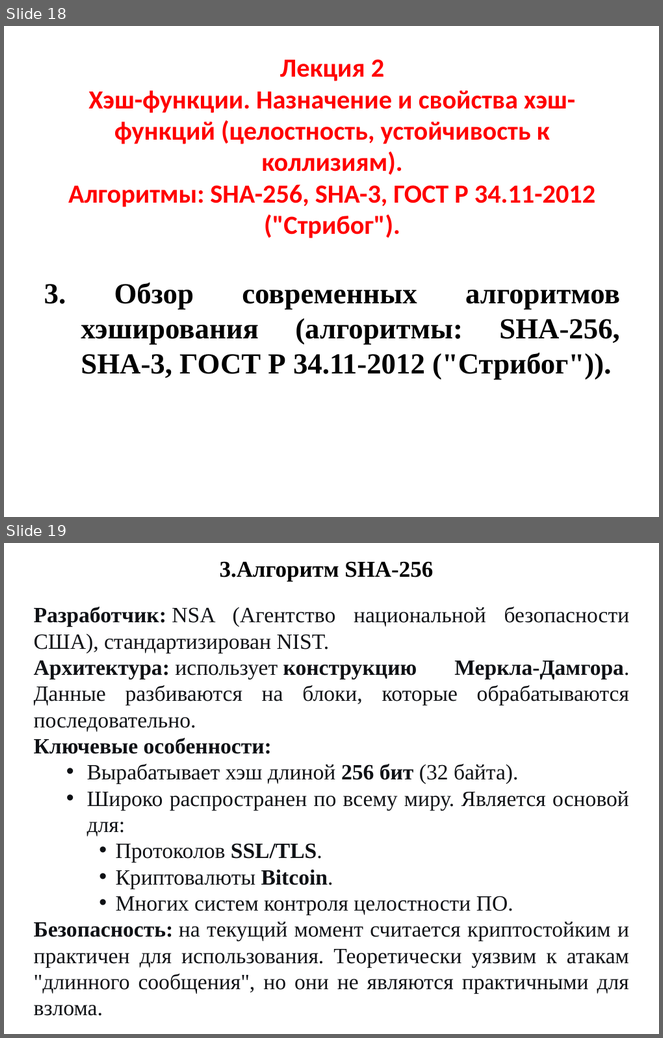
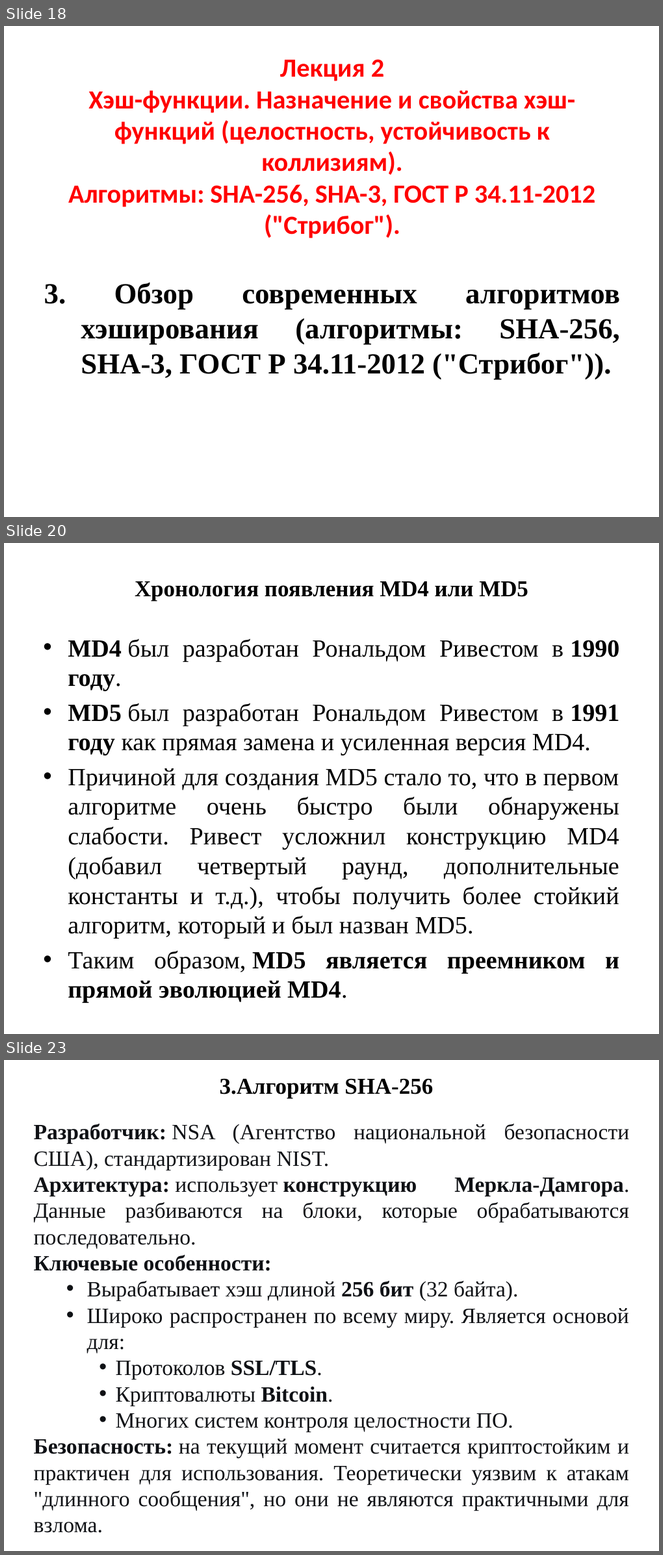
Before and after one commit to dimentoor/university_course, a slide deck: Part_2/Лекция 2.pptx. Shown one above the other, each under a label of ours: slides 18 and 19 before the commit, slides 18, 20 and 23 after it; the slides between them are not shown. The pictures are 663x1038 and 663x1555 pixels, drawn with LibreOffice and Linux fonts; fonts in the diff are those of the drawing. Boxes give left, top, right and bottom in pixels: in the first picture for what was removed or moved away, otherwise in the second. Text is boxed around its words. In the diff, an @@ line names an element or a change of style, - is before the commit and + after.

```diff
--- a/Part_2/Лекция 2.pptx
+++ b/Part_2/Лекция 2.pptx
@@ slide 20 added at <box>4,543,659,1034</box>, background #FFFFFF @@
@@ title added at <box>135,581,529,601</box>, 25 pt, text #000000, bold @@
+Хронология появления MD4 или MD5
@@ text added at <box>68,639,620,973</box>, 27.2 pt, text #000000 @@
+• MD4 был разработан Рональдом Ривестом в 1990 году.
+• MD5 был разработан Рональдом Ривестом в 1991 году как прямая замена и усиленная версия MD4.
+• Причиной для создания MD5 стало то, что в первом алгоритме очень быстро были обнаружены слабости. Ривест усложнил конструкцию MD4 (добавил четвертый раунд, дополнительные константы и т.д.), чтобы получить более стойкий алгоритм, который и был назван MD5.
+• Таким образом, MD5 является преемником и прямой эволюцией MD4.
@@ what was slide 19 is now slide 23 @@
```
Also in this commit, not shown: 2 slides changed, 3 other slides added.
